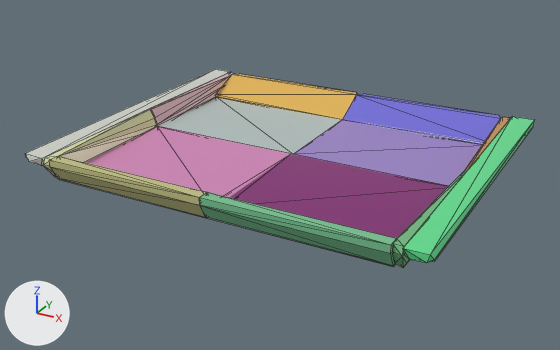
One commit to the COLLADA model cram_pr2/cram_pr2_pick_place_demo/resource/tray_dec.dae: the scene before it, then after it.
Both versions are drawn from a 50 mm lens placed at (0.378, -0.72, 0.333), pointed at (-0.007, -0.02, -0.017). Lighting does not change. The marker at lower left points along +X, +Y and +Z. Mesh edges are drawn as thin lines. Where no turn or scale is listed for an object, it has been applied to the vertices.

Script lines for the objects in view, before the commit:
```python
ob_shape_indexedfaceset_004 = bpy.data.objects.new('Shape_IndexedFaceSet_004', me_shape_indexedfaceset_099)
ob_shape_indexedfaceset_004.location = (0.0, -0.0054, 0.0094)
ob_shape_indexedfaceset_005 = bpy.data.objects.new('Shape_IndexedFaceSet_005', me_shape_indexedfaceset_100)
ob_shape_indexedfaceset_005.location = (0.0, -0.0054, 0.0094)
ob_shape_indexedfaceset_006 = bpy.data.objects.new('Shape_IndexedFaceSet_006', me_shape_indexedfaceset_101)
ob_shape_indexedfaceset_006.location = (0.0, -0.0054, 0.0094)
ob_shape_indexedfaceset_007 = bpy.data.objects.new('Shape_IndexedFaceSet_007', me_shape_indexedfaceset_102)
ob_shape_indexedfaceset_007.location = (0.0, -0.0054, 0.0094)
ob_shape_indexedfaceset_008 = bpy.data.objects.new('Shape_IndexedFaceSet_008', me_shape_indexedfaceset_103)
ob_shape_indexedfaceset_008.location = (0.0, -0.0054, 0.0094)
ob_shape_indexedfaceset_009 = bpy.data.objects.new('Shape_IndexedFaceSet_009', me_shape_indexedfaceset_104)
ob_shape_indexedfaceset_009.location = (0.0, -0.0054, 0.0094)
ob_shape_indexedfaceset_010 = bpy.data.objects.new('Shape_IndexedFaceSet_010', me_shape_indexedfaceset_105)
ob_shape_indexedfaceset_010.location = (0.0, -0.0054, 0.0094)
ob_shape_indexedfaceset_011 = bpy.data.objects.new('Shape_IndexedFaceSet_011', me_shape_indexedfaceset_106)
ob_shape_indexedfaceset_011.location = (0.0, -0.0054, 0.0094)
ob_shape_indexedfaceset_013 = bpy.data.objects.new('Shape_IndexedFaceSet_013', me_shape_indexedfaceset_108)
ob_shape_indexedfaceset_013.location = (0.0, -0.0054, 0.0094)
# also in view: 'Shape_IndexedFaceSet_002' at (-0.193, -0.095, 0.012); 'Shape_IndexedFaceSet_012' at (0.095, 0.061, 0.002); 'Shape_IndexedFaceSet_001' at (0.211, -0.002, 0.02); 'Shape_IndexedFaceSet_003' at (0.193, -0.095, 0.012); 'Shape_IndexedFaceSet' at (-0.211, -0.002, 0.02)
```
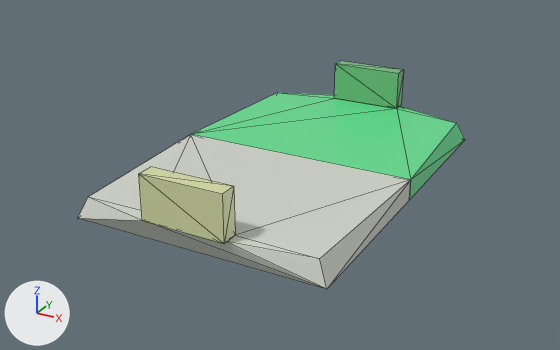
Boxes [x1, y1, x2, y2] around the edits, measured in the pictures (560 x 350 px):
'Shape_IndexedFaceSet', reshaped, moved (62% wider, 59% taller)
    before: [25, 69, 230, 166]
    after: [78, 134, 411, 289]
'Shape_IndexedFaceSet_001', reshaped, moved (108% wider, 27% shorter)
    before: [403, 116, 534, 263]
    after: [192, 93, 465, 200]
'Shape_IndexedFaceSet_009', deleted (purple)
    before: [229, 154, 448, 238]
'Shape_IndexedFaceSet_007', deleted (pink)
    before: [84, 126, 290, 198]
'Shape_IndexedFaceSet_002', reshaped, moved (16% narrower, 12% taller)
    before: [43, 109, 157, 177]
    after: [139, 167, 235, 243]
'Shape_IndexedFaceSet_012', deleted (purple)
    before: [294, 120, 483, 186]
'Shape_IndexedFaceSet_010', deleted
    before: [159, 97, 342, 154]
'Shape_IndexedFaceSet_008', deleted (green)
    before: [199, 192, 397, 267]
'Shape_IndexedFaceSet_013', deleted (blue)
    before: [342, 94, 501, 144]
'Shape_IndexedFaceSet_006', deleted
    before: [49, 156, 207, 218]
'Shape_IndexedFaceSet_003', reshaped, moved (51% shorter)
    before: [393, 170, 467, 268]
    after: [334, 61, 404, 109]
'Shape_IndexedFaceSet_011', deleted (orange)
    before: [216, 74, 358, 119]
'Shape_IndexedFaceSet_004', deleted
    before: [150, 73, 235, 126]
'Shape_IndexedFaceSet_005', deleted
    before: [465, 117, 511, 171]
part 1 of me_shape_indexedfaceset_098, deleted (green)
    before: [393, 170, 467, 268]
part 2 of me_shape_indexedfaceset_098, added (green)
    after: [334, 61, 404, 109]
part 5 of me_shape_indexedfaceset_097, deleted (beige)
    before: [43, 109, 157, 177]
part 6 of me_shape_indexedfaceset_097, added (yellow)
    after: [139, 167, 235, 243]

Edits to the bpy script that builds the scene:
```text
Change me_shape_indexedfaceset_095:
    remove me_shape_indexedfaceset_095.from_pydata(...)  # 13 vertices, 22 faces; spans x -0.224..-0.198, y -0.18..0.187, z 0.006..0.016
    add me_shape_indexedfaceset_095.from_pydata(...)  # 12 vertices, 20 faces; spans x -0.14..0.139, y -0.216..-0.002, z -0.012..0.015
    me_shape_indexedfaceset_095 part 3: the whole mesh is rebuilt
Change me_shape_indexedfaceset_096:
    remove me_shape_indexedfaceset_096.from_pydata(...)  # 13 vertices, 22 faces; spans x 0.198..0.224, y -0.18..0.187, z 0.006..0.016
    add me_shape_indexedfaceset_096.from_pydata(...)  # 12 vertices, 20 faces; spans x -0.14..0.139, y -0.002..0.216, z -0.012..0.015
    me_shape_indexedfaceset_096 part 4: the whole mesh is rebuilt
Change me_shape_indexedfaceset_097:
    remove me_shape_indexedfaceset_097.from_pydata(...)  # 16 vertices, 28 faces; spans x -0.198..-0.188, y -0.18..0.001, z -0.01..0.016
    add me_shape_indexedfaceset_097.from_pydata(...)  # 8 vertices, 12 faces; spans x -0.044..0.046, y -0.218..-0.2, z 0.015..0.063
    me_shape_indexedfaceset_097 part 5: 16 vertices removed from x -0.198..-0.188, y -0.18..0.001, z -0.01..0.016
    me_shape_indexedfaceset_097 part 6: 8 vertices added at x -0.044..0.046, y -0.218..-0.2, z 0.015..0.063, forming a box
Change me_shape_indexedfaceset_098:
    remove me_shape_indexedfaceset_098.from_pydata(...)  # 16 vertices, 28 faces; spans x 0.188..0.198, y -0.18..0.001, z -0.01..0.016
    add me_shape_indexedfaceset_098.from_pydata(...)  # 8 vertices, 12 faces; spans x -0.044..0.046, y 0.2..0.218, z 0.015..0.063
    me_shape_indexedfaceset_098 part 1: 16 vertices removed from x 0.188..0.198, y -0.18..0.001, z -0.01..0.016
    me_shape_indexedfaceset_098 part 2: 8 vertices added at x -0.044..0.046, y 0.2..0.218, z 0.015..0.063, forming a box
Remove ob_shape_indexedfaceset_013:
    ob_shape_indexedfaceset_013 = bpy.data.objects.new('Shape_IndexedFaceSet_013', me_shape_indexedfaceset_108)
Change ob_shape_indexedfaceset:
    ob_shape_indexedfaceset.location: (0.0, -0.0054, 0.0094) -> (0.0, 0.0, -0.0103)
Change ob_shape_indexedfaceset_001:
    ob_shape_indexedfaceset_001.location: (0.0, -0.0054, 0.0094) -> (0.0, 0.0, -0.0103)
Change ob_shape_indexedfaceset_002:
    ob_shape_indexedfaceset_002.location: (0.0, -0.0054, 0.0094) -> (0.0, 0.0, -0.0103)
Change ob_shape_indexedfaceset_003:
    ob_shape_indexedfaceset_003.location: (0.0, -0.0054, 0.0094) -> (0.0, 0.0, -0.0103)
Remove ob_shape_indexedfaceset_004:
    ob_shape_indexedfaceset_004 = bpy.data.objects.new('Shape_IndexedFaceSet_004', me_shape_indexedfaceset_099)
Remove ob_shape_indexedfaceset_005:
    ob_shape_indexedfaceset_005 = bpy.data.objects.new('Shape_IndexedFaceSet_005', me_shape_indexedfaceset_100)
Remove ob_shape_indexedfaceset_006:
    ob_shape_indexedfaceset_006 = bpy.data.objects.new('Shape_IndexedFaceSet_006', me_shape_indexedfaceset_101)
Remove ob_shape_indexedfaceset_007:
    ob_shape_indexedfaceset_007 = bpy.data.objects.new('Shape_IndexedFaceSet_007', me_shape_indexedfaceset_102)
Remove ob_shape_indexedfaceset_008:
    ob_shape_indexedfaceset_008 = bpy.data.objects.new('Shape_IndexedFaceSet_008', me_shape_indexedfaceset_103)
Remove ob_shape_indexedfaceset_009:
    ob_shape_indexedfaceset_009 = bpy.data.objects.new('Shape_IndexedFaceSet_009', me_shape_indexedfaceset_104)
Remove ob_shape_indexedfaceset_010:
    ob_shape_indexedfaceset_010 = bpy.data.objects.new('Shape_IndexedFaceSet_010', me_shape_indexedfaceset_105)
Remove ob_shape_indexedfaceset_011:
    ob_shape_indexedfaceset_011 = bpy.data.objects.new('Shape_IndexedFaceSet_011', me_shape_indexedfaceset_106)
Remove ob_shape_indexedfaceset_012:
    ob_shape_indexedfaceset_012 = bpy.data.objects.new('Shape_IndexedFaceSet_012', me_shape_indexedfaceset_107)
```
